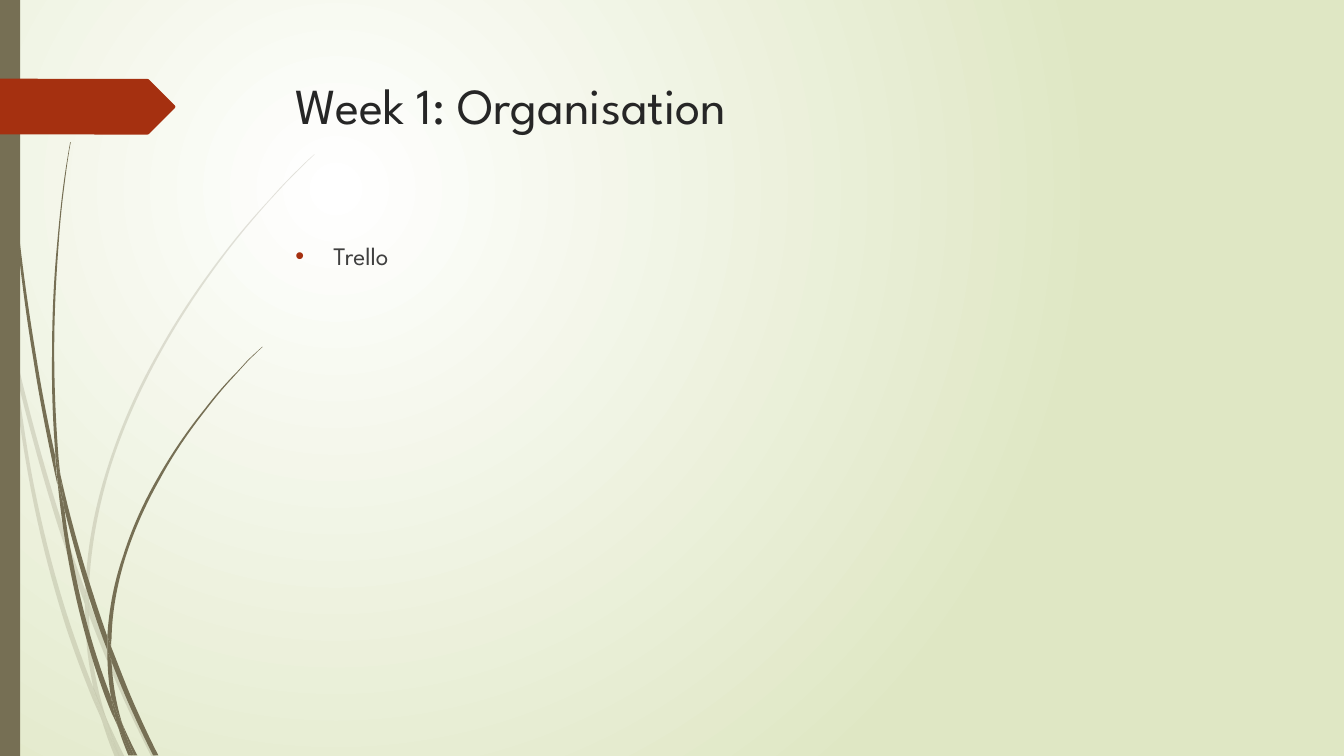
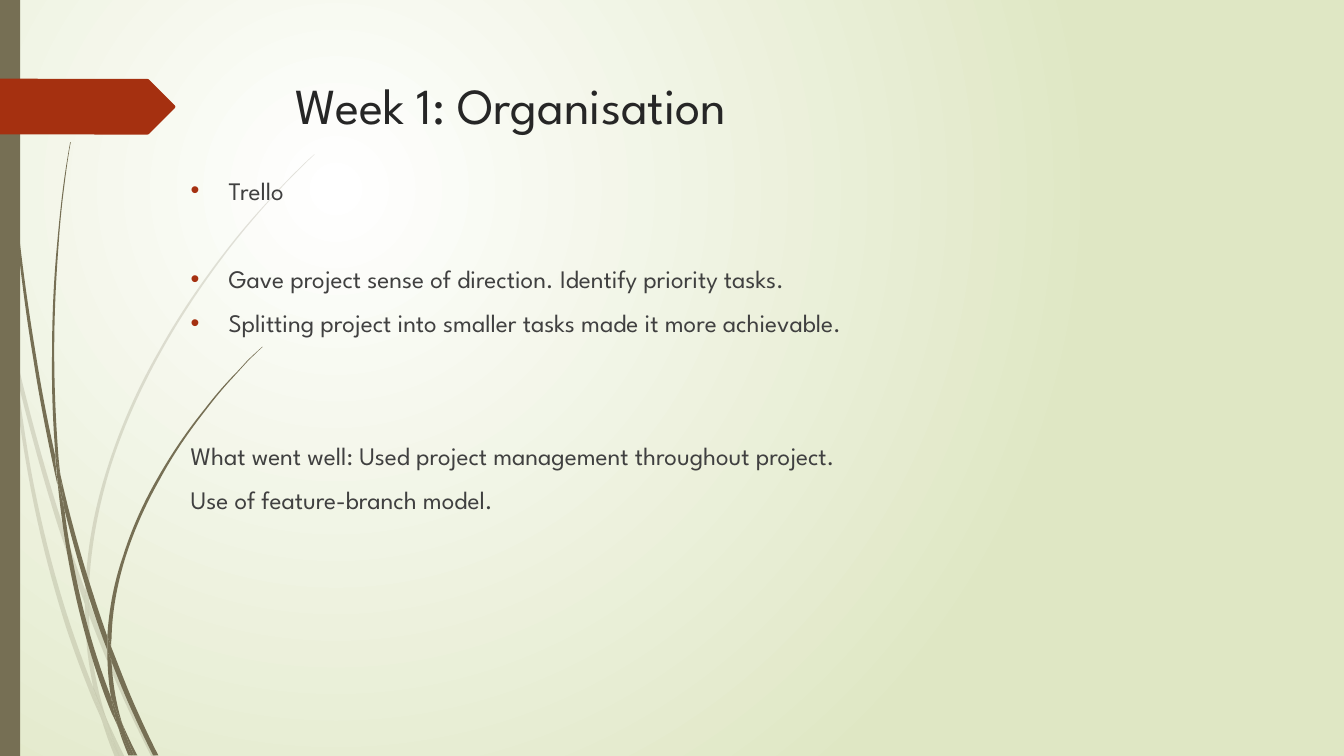
Before and after one commit to RM147/StoryGen, a slide deck: slide 6 of Project Presentation.pptx (slide 5 before the commit). Drawn at 1344x756 pixels with LibreOffice and Linux fonts; fonts in the diff are those of the drawing. Boxes give left, top, right and bottom in pixels: in the first picture for what was removed or moved away, otherwise in the second. Text is boxed around its words. In the diff, an @@ line names an element or a change of style, - is before the commit and + after.

```diff
--- a/Project Presentation.pptx
+++ b/Project Presentation.pptx
@@ text "Trello": place and size @@
-text "Trello" at box(333, 247, 388, 266)
+text "Trello" at box(191, 182, 841, 510)
@@ text at box(191, 270, 841, 510): paragraphs added @@
+• Gave project sense of direction. Identify priority tasks.
+• Splitting project into smaller tasks made it more achievable.
+What went well: Used project management throughout project.
+Use of feature-branch model.
```
Also in this commit, not shown: 7 other slides changed, 4 slides added, 2 slides removed.
